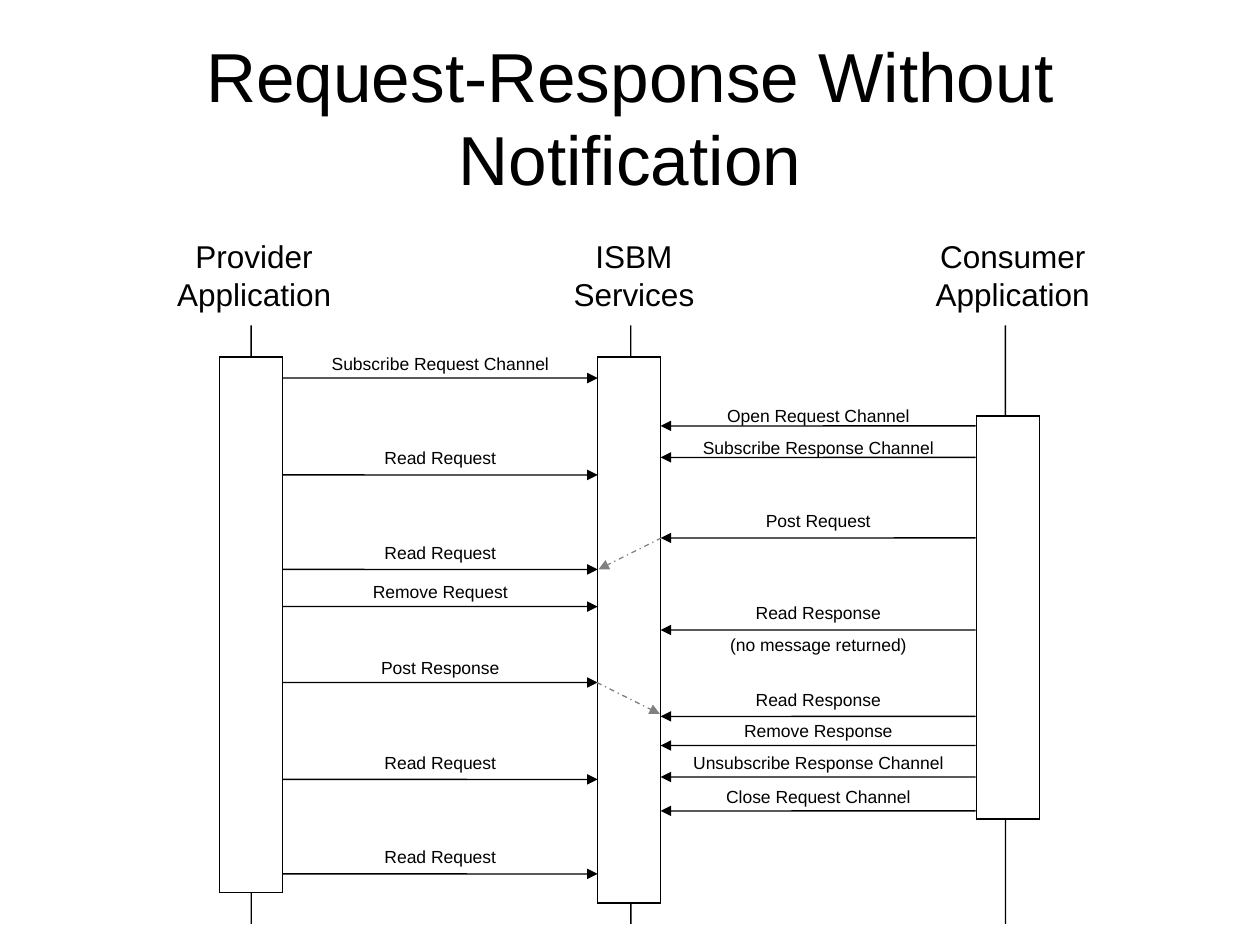
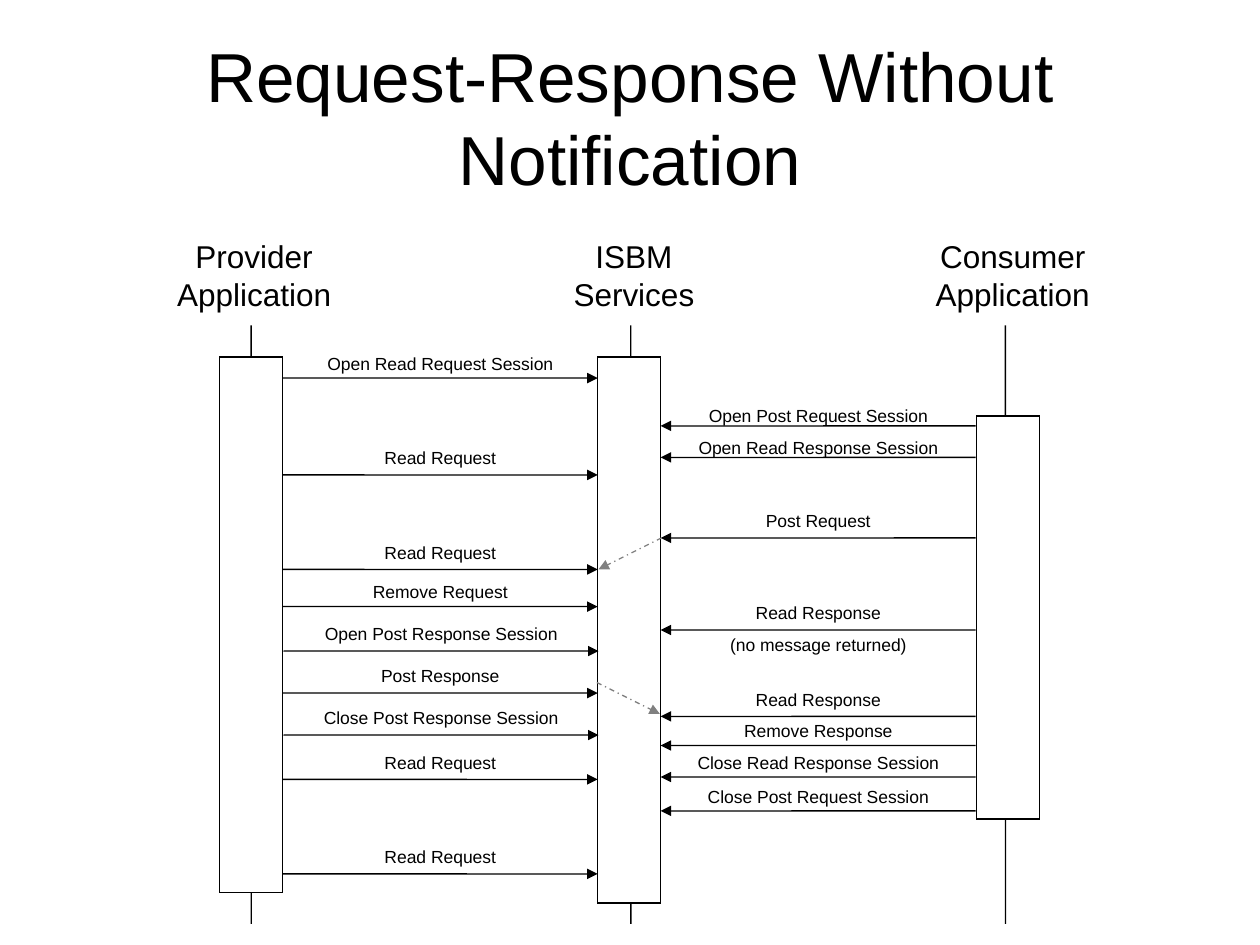
Before and after one commit to mimosa-org/ws-isbm, a slide deck: slide 15 of 0-Doc/OpenO&M Information Service Bus Model (ISBM) Specification Diagrams.pptx. Drawn at 1260x945 pixels with LibreOffice and Linux fonts; fonts in the diff are those of the drawing. Boxes give left, top, right and bottom in pixels: in the first picture for what was removed or moved away, otherwise in the second. Text is boxed around its words. In the diff, an @@ line names an element or a change of style, - is before the commit and + after.

```diff
--- a/0-Doc/OpenO&M Information Service Bus Model (ISBM) Specification Diagrams.pptx
+++ b/0-Doc/OpenO&M Information Service Bus Model (ISBM) Specification Diagrams.pptx
@@ text at bbox=[327, 357, 553, 374]: text changed @@
-Subscribe Request Channel
+Open Read Request Session
@@ text at bbox=[709, 409, 928, 427]: text changed @@
-Open Request Channel
+Open Post Request Session
@@ text at bbox=[699, 441, 938, 458]: text changed @@
-Subscribe Response Channel
+Open Read Response Session
@@ text added at bbox=[325, 627, 557, 644], 10 pt, text #000000 @@
+Open Post Response Session
@@ arrow added from (284, 651) to (598, 651), #000000 0.75 pt @@
@@ text "Post Response": place and size @@
-text "Post Response" at bbox=[381, 662, 500, 678]
+text "Post Response" at bbox=[381, 670, 500, 686]
@@ arrow moved from (282, 683) - (597, 683) to (282, 693) - (597, 693) @@
@@ text added at bbox=[324, 711, 558, 728], 10 pt, text #000000 @@
+Close Post Response Session
@@ arrow added from (284, 735) to (598, 735), #000000 0.75 pt @@
@@ text at bbox=[698, 756, 939, 773]: text changed @@
-Unsubscribe Response Channel
+Close Read Response Session
@@ text at bbox=[708, 790, 929, 807]: text changed @@
-Close Request Channel
+Close Post Request Session
```
Also in this commit, not shown: 9 other slides changed, 19 other files.
